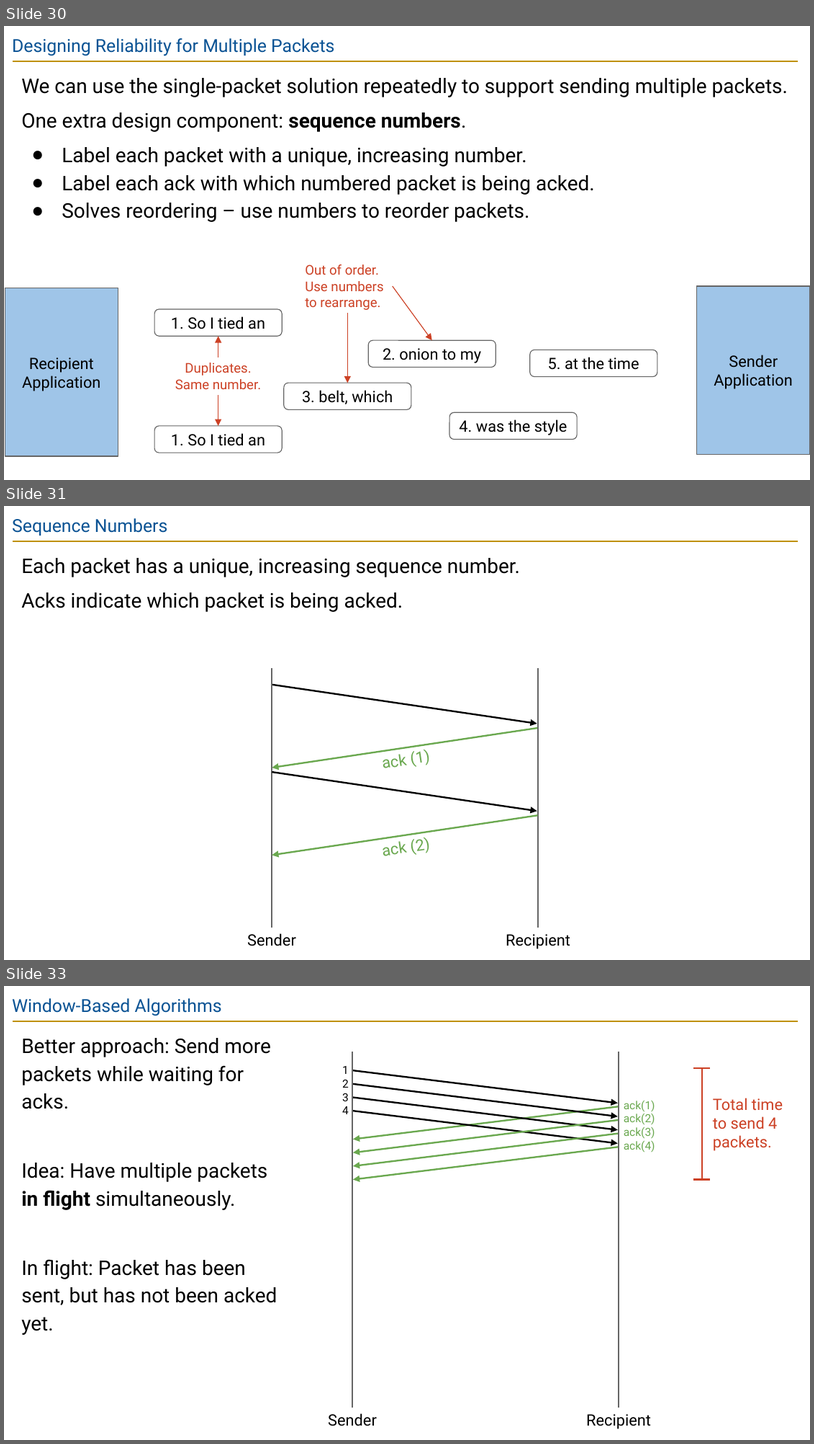
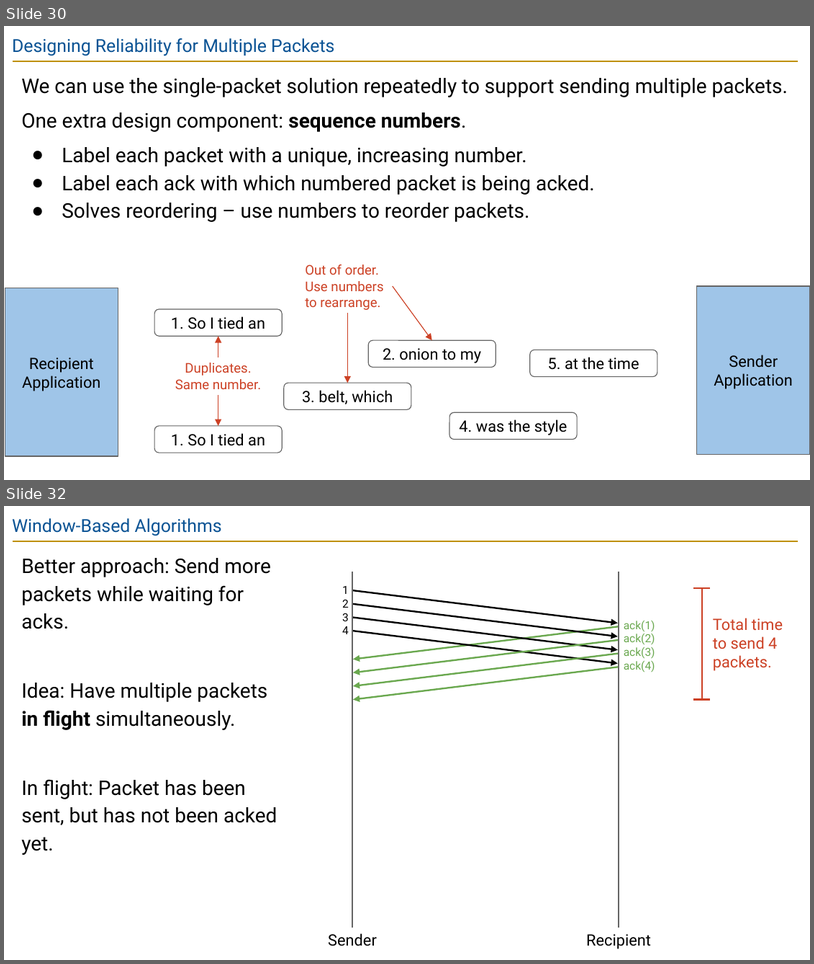
Before and after one commit to guhofstra/CSC175Sp26, a slide deck: PPTs/Lecture 10 - Reliability.pptx. Shown one above the other, each under a label of ours: slides 30, 31 and 33 before the commit, slides 30 and 32 after it; the slides between them are not shown. The pictures are 814x1444 and 814x964 pixels, drawn with LibreOffice and Linux fonts; fonts in the diff are those of the drawing. Boxes give left, top, right and bottom in pixels: in the first picture for what was removed or moved away, otherwise in the second. Text is boxed around its words. In the diff, an @@ line names an element or a change of style, - is before the commit and + after.

```diff
--- a/PPTs/Lecture 10 - Reliability.pptx
+++ b/PPTs/Lecture 10 - Reliability.pptx
@@ slide 31 removed at <box>4,506,810,960</box>, background #FFFFFF; not listed: 1 template element that a slide beside it also shows @@
@@ title removed at <box>12,518,167,536</box> @@
-Sequence Numbers
@@ text removed at <box>21,558,520,612</box> @@
-Each packet has a unique, increasing sequence number.
-Acks indicate which packet is being acked.
@@ line removed from (272, 668) to (272, 927) @@
@@ line removed from (539, 668) to (539, 927) @@
@@ arrow removed from (272, 685) to (537, 723) @@
@@ arrow removed from (538, 728) to (272, 767) @@
@@ text removed at <box>417,749,431,765</box> @@
-ack (1)
@@ arrow removed from (272, 772) to (537, 811) @@
@@ arrow removed from (538, 815) to (272, 854) @@
@@ text removed at <box>417,837,431,853</box> @@
-ack (2)
@@ text removed at <box>247,933,296,946</box> @@
-Sender
@@ text removed at <box>506,934,571,949</box> @@
-Recipient
@@ what was slide 33 is now slide 32 @@
```
Also in this commit, not shown: 2 slides changed, 1 other slide removed, 6 other files.
